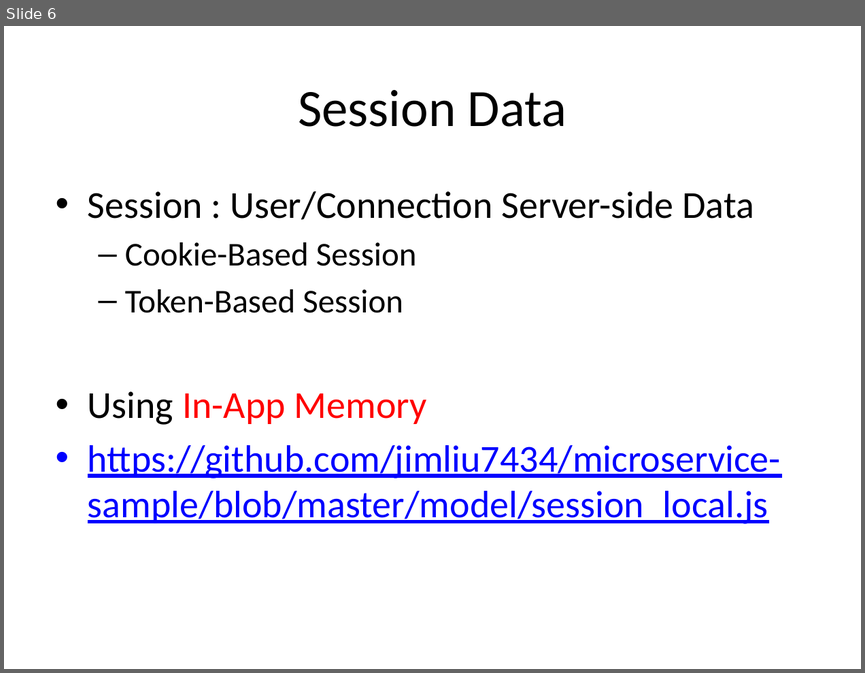
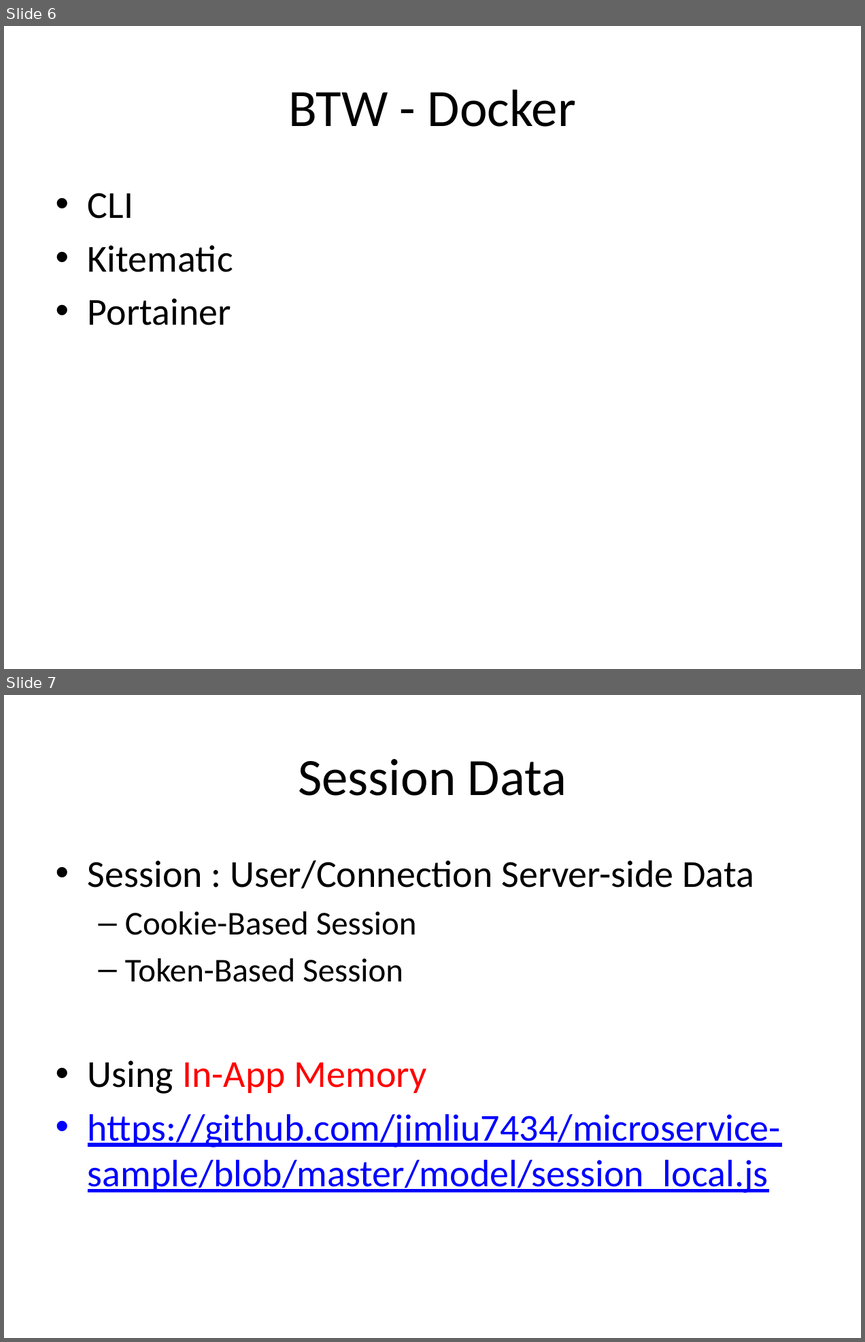
Before and after one commit to jimliu7434/microservice-sample, a slide deck: Microservice02.pptx. Shown one above the other, each under a label of ours: slide 6 before the commit, slides 6 and 7 after it. The pictures are 865x673 and 865x1342 pixels, drawn with LibreOffice and Linux fonts; fonts in the diff are those of the drawing. Boxes give left, top, right and bottom in pixels: in the first picture for what was removed or moved away, otherwise in the second. Text is boxed around its words. In the diff, an @@ line names an element or a change of style, - is before the commit and + after.

```diff
--- a/Microservice02.pptx
+++ b/Microservice02.pptx
@@ slide 6 added at (4,26,861,669), background #FFFFFF @@
@@ title added at (288,89,576,127), 44 pt, text #000000 @@
+BTW - Docker
@@ text added at (88,193,233,325), 32 pt, text #000000 @@
+• CLI
+• Kitematic
+• Portainer
@@ what was slide 6 is now slide 7 @@
```
Also in this commit, not shown: 2 slides changed, 1 slide removed, 2 other files.
